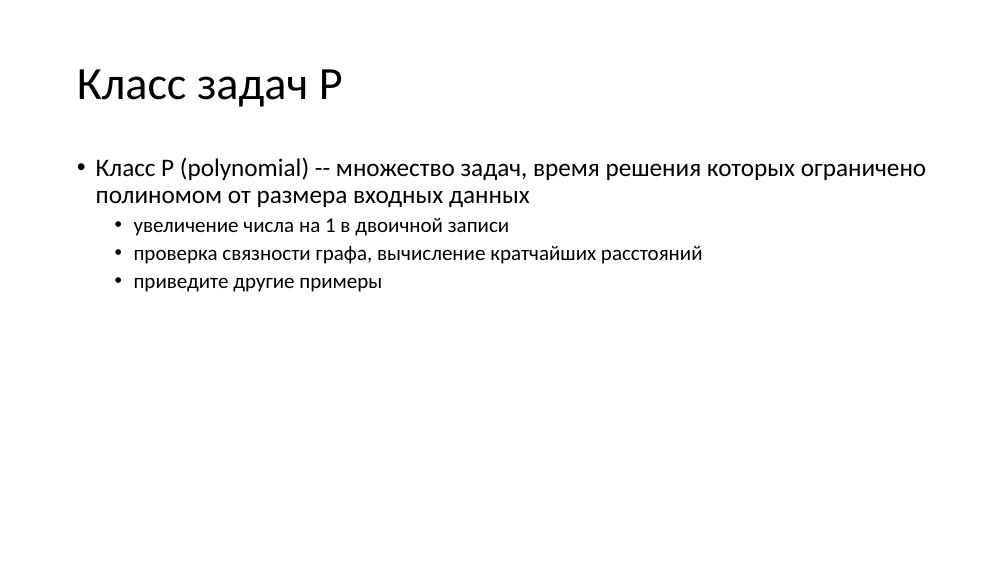
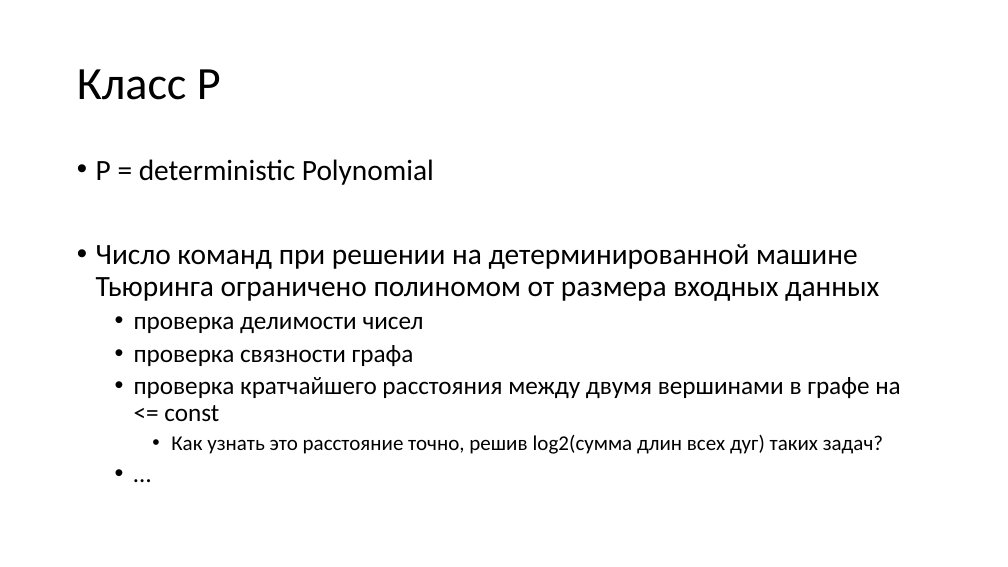
Before and after one commit to Evgueni-Petrov-aka-espetrov/Algorithms-and-Programming-in-C-pptx, a slide deck: slide 6 of 20 Алгоритмы с возвратом.pptx (slide 3 before the commit). Drawn at 1008x567 pixels with LibreOffice and Linux fonts; fonts in the diff are those of the drawing. Boxes give left, top, right and bottom in pixels: in the first picture for what was removed or moved away, otherwise in the second. Text is boxed around its words. In the diff, an @@ line names an element or a change of style, - is before the commit and + after.

```diff
--- a/20 Алгоритмы с возвратом.pptx
+++ b/20 Алгоритмы с возвратом.pptx
@@ title at (x1=77, y1=69, x2=221, y2=100): text changed @@
-Класс задач P
+Класс P
@@ text at (x1=96, y1=159, x2=901, y2=454): text changed; size 20 to 28 pt @@
-• Класс P (polynomial) -- множество задач, время решения которых ограничено полиномом от размера входных данных
-  • увеличение числа на 1 в двоичной записи
-  • проверка связности графа, вычисление кратчайших расстояний
-  • приведите другие примеры
+• P = deterministic Polynomial
+• Число команд при решении на детерминированной машине Тьюринга ограничено полиномом от размера входных данных
+  • проверка делимости чисел
+  • проверка связности графа
+  • проверка кратчайшего расстояния между двумя вершинами в графе на <= const
+    • Как узнать это расстояние точно, решив log2(сумма длин всех дуг) таких задач?
+  • …
```
Also in this commit, not shown: 21 other slides changed, 12 slides added, 14 slides removed.
